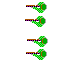
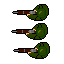
Revision of a layered 64 x 64 image; what changed, layer by layer:
added layer "1" above "1 #1" over [11, 4, 50, 59]
hid "1 #1" over [23, 2, 48, 60]
